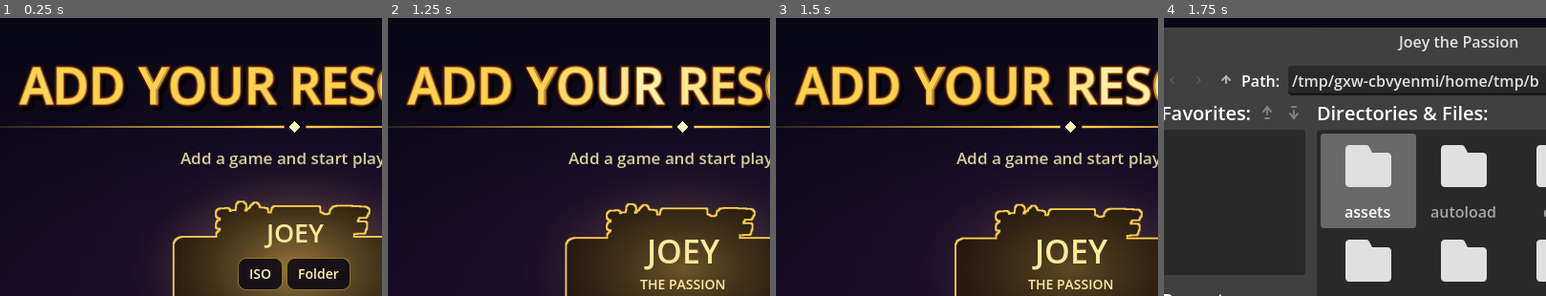
Above: before the commit, frames 1-4 (left to right).
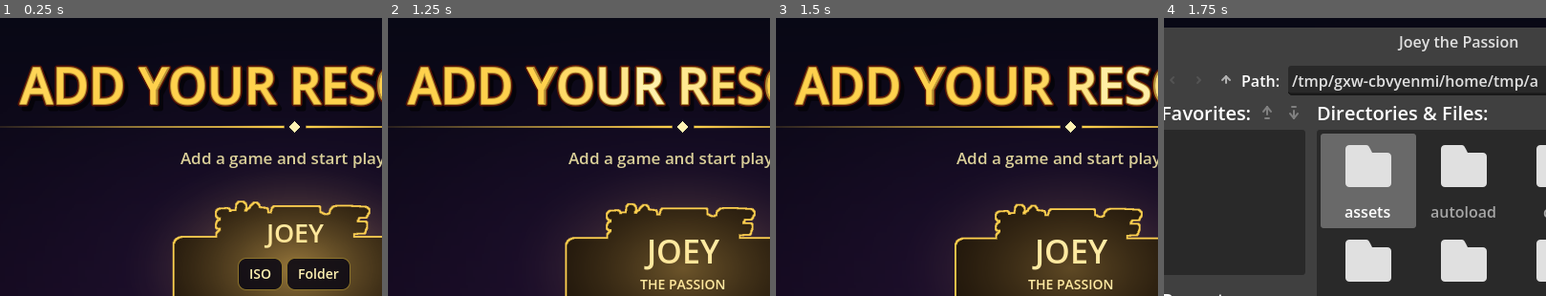
Above: after the commit, the same moments.

Repository: bkmohamadsy/Yu-Gi-Oh
Game: Godot game, scene res://scenes/boot/boot.tscn
Two runs of this game, one before a commit and one after it. Both use one fixed random seed, a clock stepped at 60 frames per second and the inputs below.
Inputs (mouse positions are % of the whole screen's width and height, from its top left):
- Up to frame 1 (0.25 s): no input
- Up to frame 2 (1.25 s): click "English" at 0.5 s
- Up to frame 3 (1.5 s): tap Enter (ui_accept) at 1.25 s; move the mouse to (72, 43) at 1.27 s; hold Right (ui_right) from 1.28 s (still down); hold F (pc_filter) from 1.28 s (still down); click (72, 43) at 1.42 s
- Up to frame 4 (1.75 s): keep holding Right (ui_right); keep holding F (pc_filter); tap Enter (ui_accept) at 1.52 s
The pictures show only the part of the screen within x 11-61%, y 0-50%; the shares and areas given below are measured in that part.

Frames 1-3 are identical in both runs. In frame 4, less than 0.1% of the frame differs, in the area x 95-98%, y 20-25%.
Error in both runs: Invalid access to property or key 'fullscreen_mode' on a base object of type 'Node (launcher_settings.gd)'. (res://scenes/boot/boot.gd:54)

Commit message:
Attach back button cleanly inside active screen

Diff:
--- a/game/autoload/game.gd
+++ b/game/autoload/game.gd
@@ -519,18 +519,17 @@
 			Assets.reload()
 
 func _ensure_back_button() -> void:
-	if _global_back_btn == null:
-		var layer := CanvasLayer.new()
-		layer.layer = 100
-		_global_back_btn = Button.new()
-		_global_back_btn.text = "رجوع ↩"
-		_global_back_btn.position = Vector2(18, 56)
-		_global_back_btn.size = Vector2(110, 42)
-		_global_back_btn.pressed.connect(_on_global_back_pressed)
-		layer.add_child(_global_back_btn)
-		get_tree().root.add_child.call_deferred(layer)
-	var in_duel: bool = is_instance_valid(_screen) and _screen.get_script() != null and _screen.get_script().resource_path.contains("duel")
-	_global_back_btn.visible = (current_game != "" and not in_duel)
+	if not is_instance_valid(_screen) or current_game == "":
+		return
+	var in_duel: bool = _screen.get_script() != null and _screen.get_script().resource_path.contains("duel")
+	if in_duel:
+		return
+	var btn := Button.new()
+	btn.text = "رجوع ↩"
+	btn.position = Vector2(18, 56)
+	btn.size = Vector2(110, 42)
+	btn.pressed.connect(_on_global_back_pressed)
+	_screen.add_child(btn)
 
 func _on_global_back_pressed() -> void:
 	if not is_instance_valid(_screen): return
